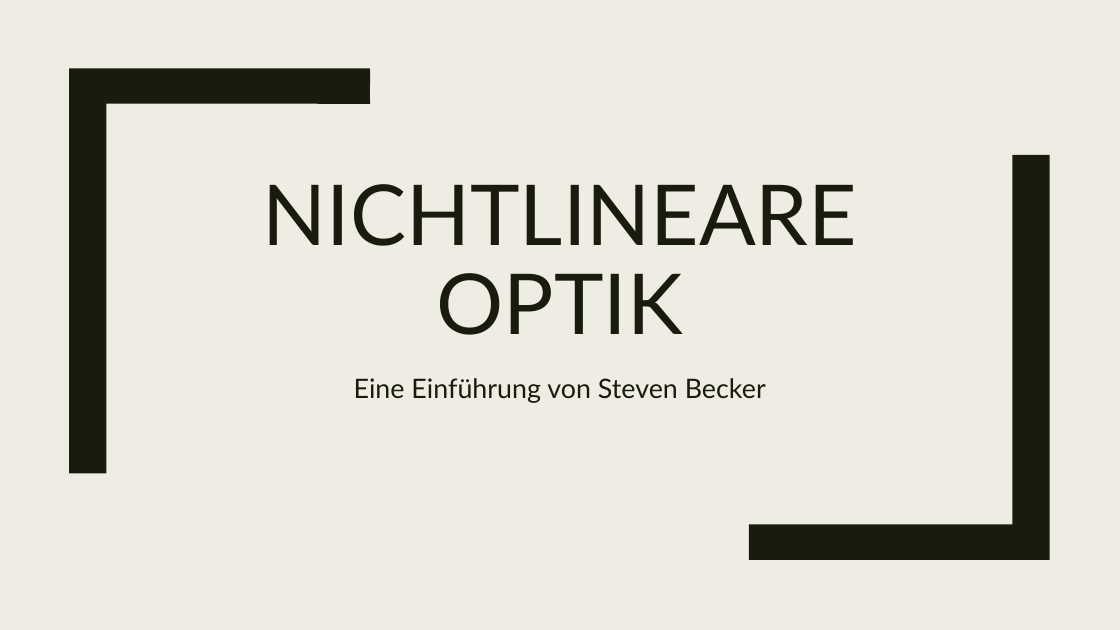
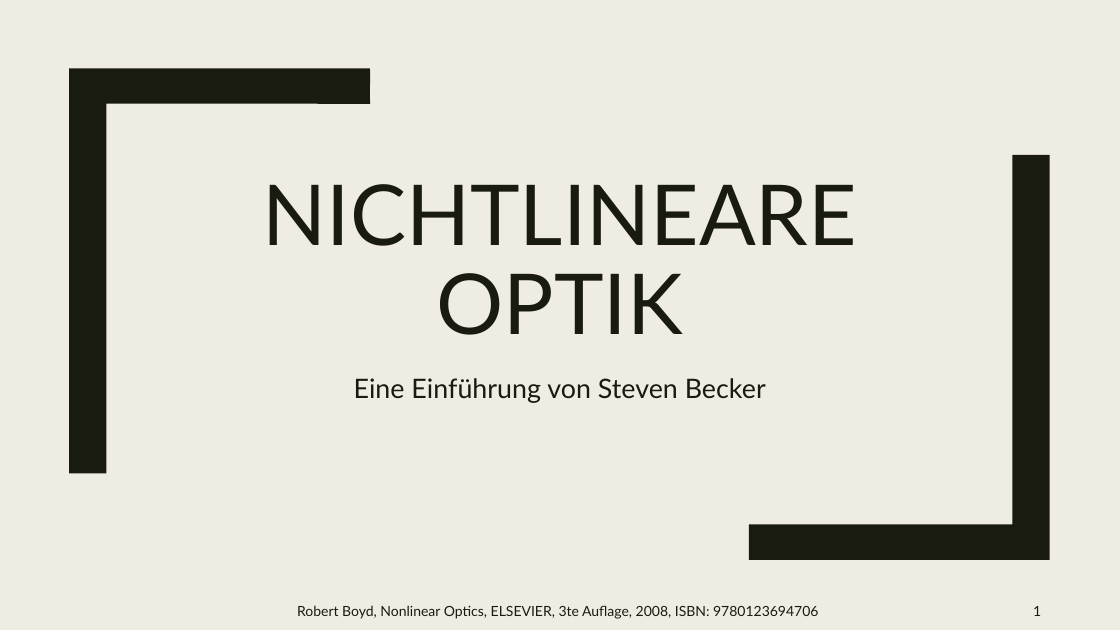
Before and after one commit to beckstev/presentations, a slide deck: slide 1 of nonlinear_optics/non_linear_optics.pptx. Drawn at 1120x630 pixels with LibreOffice and Linux fonts; fonts in the diff are those of the drawing. Boxes give left, top, right and bottom in pixels: in the first picture for what was removed or moved away, otherwise in the second. Text is boxed around its words. In the diff, an @@ line names an element or a change of style, - is before the commit and + after.

Commit message:
pptx update

```diff
--- a/nonlinear_optics/non_linear_optics.pptx
+++ b/nonlinear_optics/non_linear_optics.pptx
@@ text added at (297, 605, 818, 619), 12 pt, text #191B0E @@
+Robert Boyd, Nonlinear Optics, ELSEVIER, 3te Auflage, 2008, ISBN: 9780123694706
@@ page number added at (1033, 606, 1041, 616), 12 pt, text #191B0E @@
+1
```
Also in this commit, not shown: 6 other slides changed, 21 slides added, 3 slides removed.
